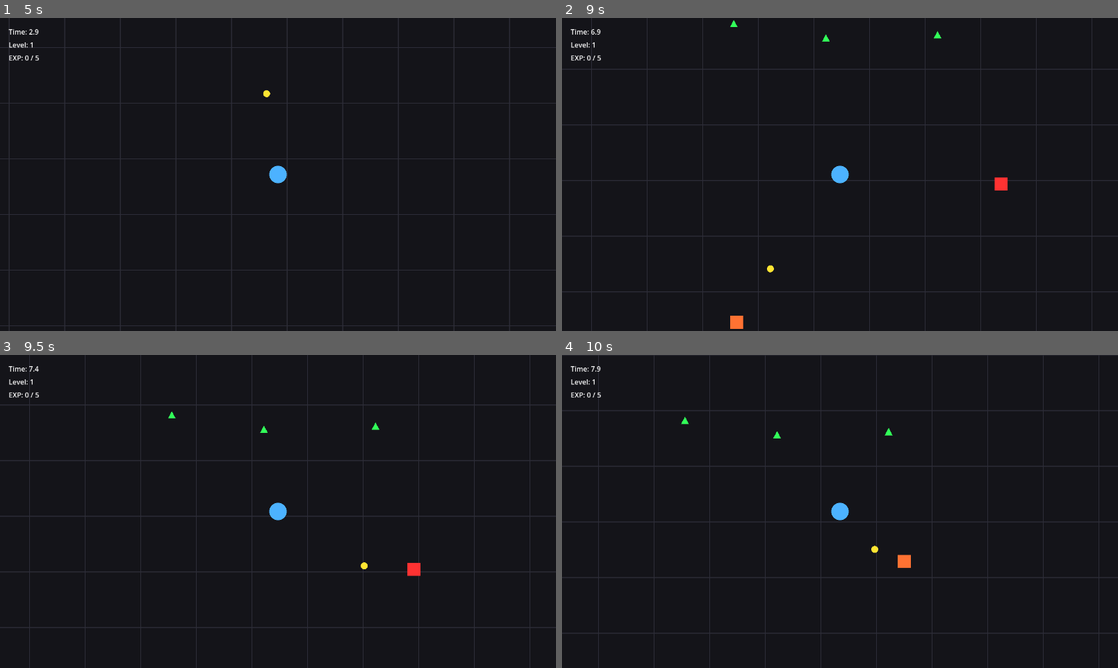
Above: before the commit, frames 1-4 (two rows, left to right).
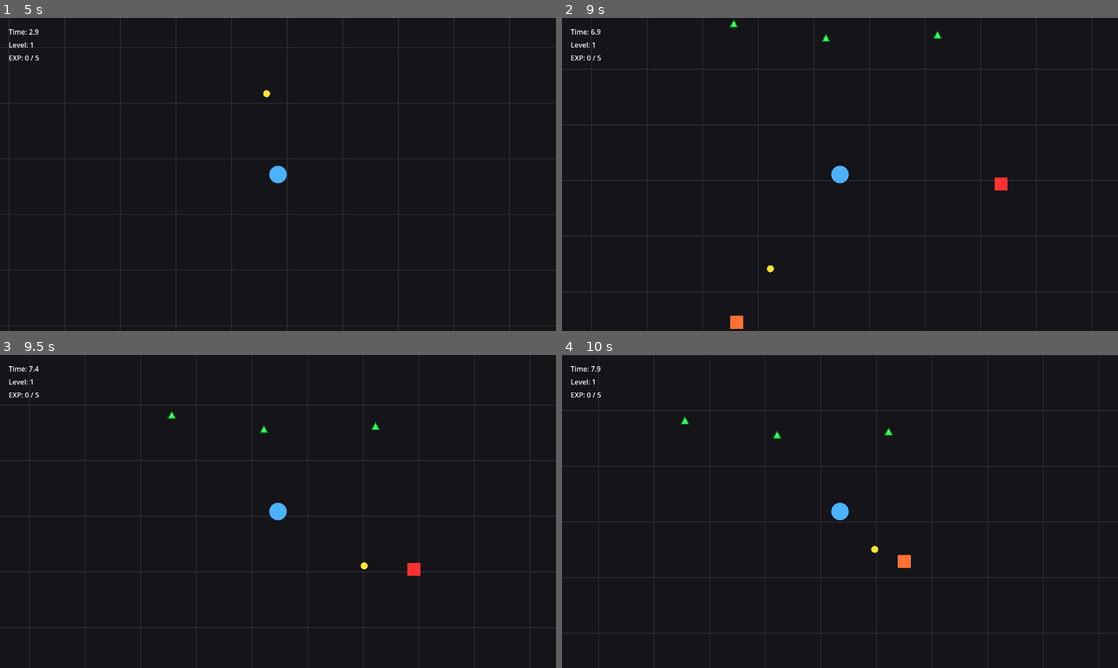
Above: after the commit, the same moments.

Repository: EthanAGi/CircleSurvivor
Game: Godot game, scene res://scenes/main_menu.tscn
Same seed, same stepped clock (60 frames per second), same inputs: the game is played once before the commit and once after it.
Inputs:
- Up to frame 1 (5 s): click "Start" at 0.5 s; click "Test Character" at 1.25 s; click "Test Level" at 2 s; tap Enter at 2.75 s; hold D (move_right) 2.78-3.53 s; hold S (move_down) 3.53-4.28 s; hold D (move_right) from 4.28 s (still down)
- Up to frame 2 (9 s): release D (move_right) at 5.03 s; hold W (move_up) 5.03-5.78 s; hold A (move_left) 5.78-7.28 s; hold S (move_down) 7.28-8.03 s; hold D (move_right) 8.03-8.78 s; hold W (move_up) from 8.78 s (still down)
- Up to frame 3 (9.5 s): keep holding W (move_up)
- Up to frame 4 (10 s): release W (move_up) at 9.53 s; hold D (move_right) from 9.53 s (still down)

Frame 1 is identical in both runs. In frame 2, less than 0.1% of the frame differs, in the area x 30-69%, y 0-8%; in frame 3, less than 0.1%, in the area x 30-69%, y 17-26%; in frame 4, less than 0.1%.

Commit message:
Add: EXP Type

Diff:
--- a/scripts/enemy.gd
+++ b/scripts/enemy.gd
@@ -1,6 +1,6 @@
 extends Area2D
 
-signal died(enemy_position: Vector2, exp_amount: int)
+signal died(enemy_position: Vector2, exp_amount: int, enemy_type: int)
 
 enum EnemyType {
 	BASIC,
@@ -154,7 +154,7 @@
 		return
 
 	is_dead = true
-	died.emit(global_position, exp_drop_amount)
+	died.emit(global_position, exp_drop_amount, enemy_type)
 	queue_free()
 
 func _draw() -> void:
@@ -218,7 +218,6 @@
 	draw_colored_polygon(points, color)
 	draw_circle(Vector2.ZERO, 4.0, Color(0.0, 0.35, 0.15))
 
-	# Show its preferred attack radius a little
 	draw_arc(
 		Vector2.ZERO,
 		24.0,
--- a/scripts/exp_pickup.gd
+++ b/scripts/exp_pickup.gd
@@ -2,23 +2,65 @@
 
 signal collected(amount: int)
 
-@export var exp_amount: int = 1
+enum ExpType {
+	GREEN,
+	BLUE,
+	PURPLE
+}
+
+const EXP_DATA := {
+	ExpType.GREEN: {
+		"amount": 1,
+		"color": Color(0.2, 1.0, 0.35),
+		"outline": Color(0.05, 0.45, 0.12),
+		"scale": 1.0
+	},
+	ExpType.BLUE: {
+		"amount": 2,
+		"color": Color(0.25, 0.7, 1.0),
+		"outline": Color(0.08, 0.2, 0.5),
+		"scale": 1.15
+	},
+	ExpType.PURPLE: {
+		"amount": 3,
+		"color": Color(0.75, 0.35, 1.0),
+		"outline": Color(0.32, 0.08, 0.5),
+		"scale": 1.3
+	}
+}
+
+@export var exp_type: ExpType = ExpType.GREEN
 @export var attract_radius: float = 120.0
 @export var collect_radius: float = 18.0
 @export var move_speed: float = 220.0
 @export var acceleration: float = 500.0
 
+var exp_amount: int = 1
 var player: Node2D = null
 var velocity: Vector2 = Vector2.ZERO
 var is_collecting: bool = false
 
+var gem_color: Color = Color(0.2, 1.0, 0.35)
+var outline_color: Color = Color(0.05, 0.45, 0.12)
+var gem_scale: float = 1.0
+
 func _ready() -> void:
 	body_entered.connect(_on_body_entered)
+	_apply_exp_type_data()
 	queue_redraw()
 
-func setup(target_player: Node2D, amount: int) -> void:
+func setup(target_player: Node2D, pickup_type: int) -> void:
 	player = target_player
-	exp_amount = amount
+	exp_type = pickup_type
+	_apply_exp_type_data()
+
+func _apply_exp_type_data() -> void:
+	var data: Dictionary = EXP_DATA.get(exp_type, EXP_DATA[ExpType.GREEN])
+
+	exp_amount = int(data["amount"])
+	gem_color = data["color"]
+	outline_color = data["outline"]
+	gem_scale = float(data["scale"])
 
 func _process(delta: float) -> void:
 	if player == null or not is_instance_valid(player):
@@ -28,7 +70,7 @@
 	var distance: float = to_player.length()
 
 	var effective_attract_radius: float = attract_radius
-	if "pickup_radius_multiplier" in player:
+	if player.get("pickup_radius_multiplier") != null:
 		effective_attract_radius *= player.pickup_radius_multiplier
 
 	if not is_collecting and distance <= effective_attract_radius:
@@ -60,4 +102,13 @@
 		Vector2(-9, 7)
 	])
 
-	draw_colored_polygon(points, Color(0.2, 1.0, 0.35))
+	for i in range(points.size()):
+		points[i] *= gem_scale
+
+	draw_colored_polygon(points, gem_color)
+
+	var outline_points := PackedVector2Array(points)
+	outline_points.append(points[0])
+	draw_polyline(outline_points, outline_color, 2.0)
+
+	draw_circle(Vector2(0, -2) * gem_scale, 2.2 * gem_scale, Color(1, 1, 1, 0.25))
--- a/scripts/main.gd
+++ b/scripts/main.gd
@@ -35,7 +35,6 @@
 const LIGHTNING_MAX_LEVEL: int = 5
 const MISSILE_MAX_LEVEL: int = 5
 
-# New stat-upgrade limits
 const MAX_HEALTH_UPGRADES: int = 8
 const MAX_ARMOR_UPGRADES: int = 5
 const MAX_SPEED_UPGRADES: int = 6
@@ -47,7 +46,6 @@
 var lightning_level: int = 0
 var missile_level: int = 0
 
-# New stat-upgrade counters
 var max_health_upgrade_count: int = 0
 var armor_upgrade_count: int = 0
 var speed_upgrade_count: int = 0
@@ -406,21 +404,40 @@
 	bullet.global_position = spawn_position
 	bullet.direction = (target.global_position - spawn_position).normalized()
 
-func _on_enemy_died(enemy_position: Vector2, exp_amount: int) -> void:
+func _on_enemy_died(enemy_position: Vector2, exp_amount: int, enemy_type: int) -> void:
 	if game_over:
 		return
 
-	call_deferred("_spawn_exp_pickup", enemy_position, exp_amount)
-
-func _spawn_exp_pickup(enemy_position: Vector2, exp_amount: int) -> void:
+	call_deferred("_spawn_exp_pickup", enemy_position, exp_amount, enemy_type)
+
+func _spawn_exp_pickup(enemy_position: Vector2, exp_amount: int, enemy_type: int) -> void:
 	if game_over:
 		return
+
+	var exp_type: int = _get_exp_type_from_enemy_type(enemy_type, exp_amount)
 
 	var exp_pickup: Node = exp_pickup_scene.instantiate()
 	add_child(exp_pickup)
 	exp_pickup.global_position = enemy_position
-	exp_pickup.setup(player, exp_amount)
+	exp_pickup.setup(player, exp_type)
 	exp_pickup.collected.connect(_on_exp_collected)
+
+func _get_exp_type_from_enemy_type(enemy_type: int, exp_amount: int) -> int:
+	match enemy_type:
+		0: # BASIC
+			return 0 # GREEN
+		1: # FAST
+			return 1 # BLUE
+		2: # TANK
+			return 2 # PURPLE
+		3: # RANGED
+			return 1 # BLUE
+
+	if exp_amount >= 3:
+		return 2
+	elif exp_amount == 2:
+		return 1
+	return 0
 
 func _on_exp_collected(amount: int) -> void:
 	if game_over:
@@ -497,7 +514,6 @@
 			"text": "Upgrade Homing Missile\nFaster reload, more damage, better tracking"
 		})
 
-	# New stat upgrades
 	if max_health_upgrade_count < MAX_HEALTH_UPGRADES:
 		pool.append({
 			"id": "max_health_upgrade",
